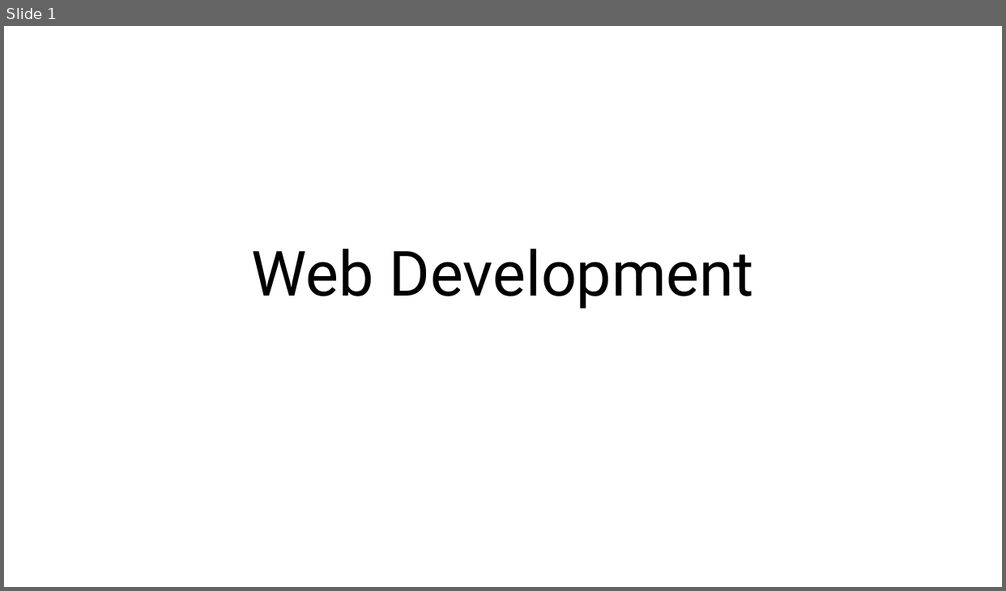
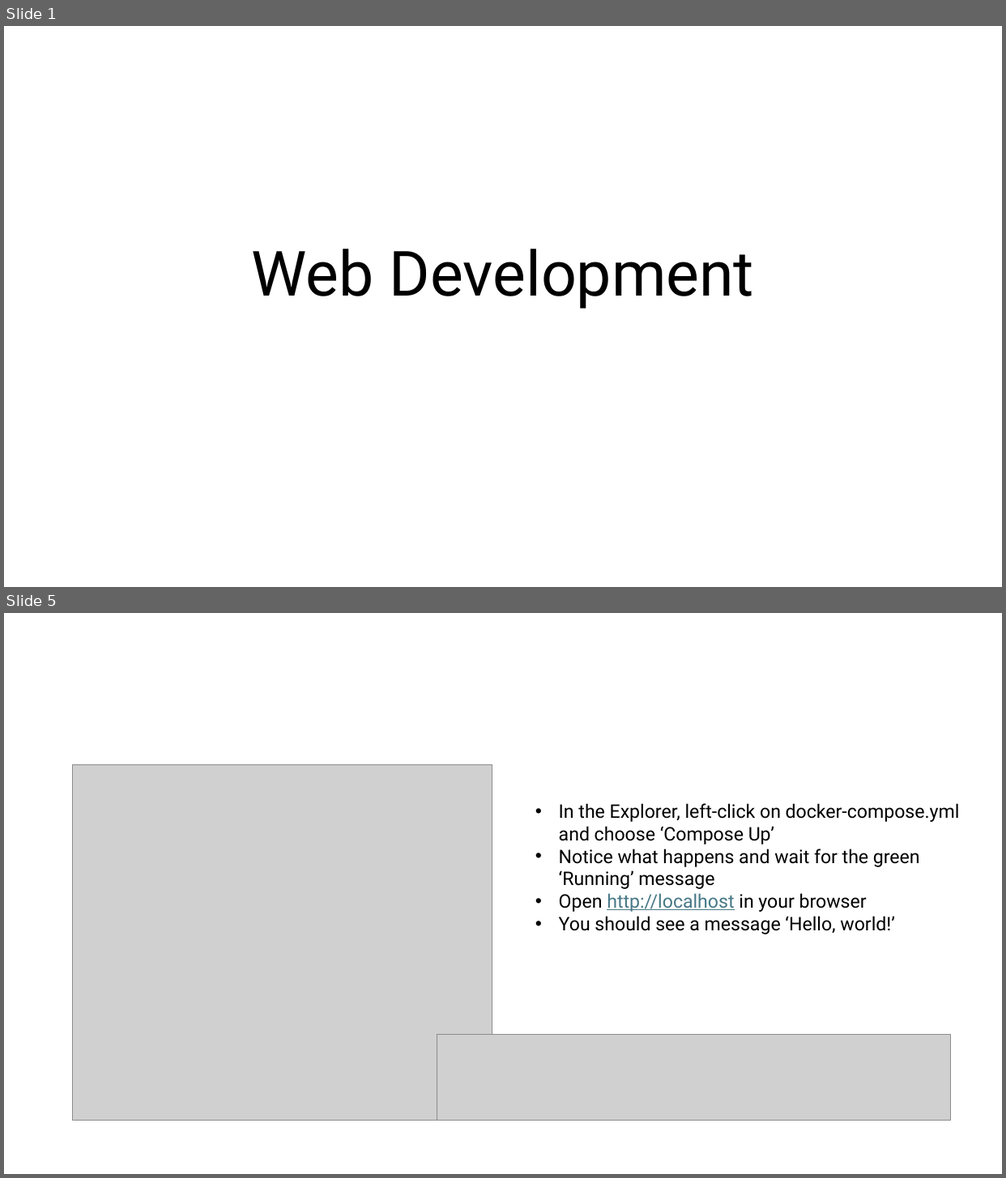
Before and after one commit to mlindhout/webdev, a slide deck: Web Development.pptx. Shown one above the other, each under a label of ours: slide 1 before the commit, slides 1 and 5 after it; the slides between them are not shown. The pictures are 1006x591 and 1006x1178 pixels, drawn with LibreOffice and Linux fonts; fonts in the diff are those of the drawing; grey boxes stand for pictures. Boxes give left, top, right and bottom in pixels: in the first picture for what was removed or moved away, otherwise in the second. Text is boxed around its words. In the diff, an @@ line names an element or a change of style, - is before the commit and + after.

```diff
--- a/Web Development.pptx
+++ b/Web Development.pptx
@@ slide 5 added at [4,613,1002,1174], background #FFFFFF @@
@@ picture added at [73,764,492,1121] @@
@@ text added at [559,803,960,935], 18 pt, text #000000 @@
+• In the Explorer, left-click on docker-compose.yml and choose ‘Compose Up’
+• Notice what happens and wait for the green ‘Running’ message
+• Open http://localhost in your browser
+• You should see a message ‘Hello, world!’
@@ picture added at [437,1034,951,1121] @@
```
Also in this commit, not shown: 1 slide changed, 2 other slides added, 1 slide removed.
